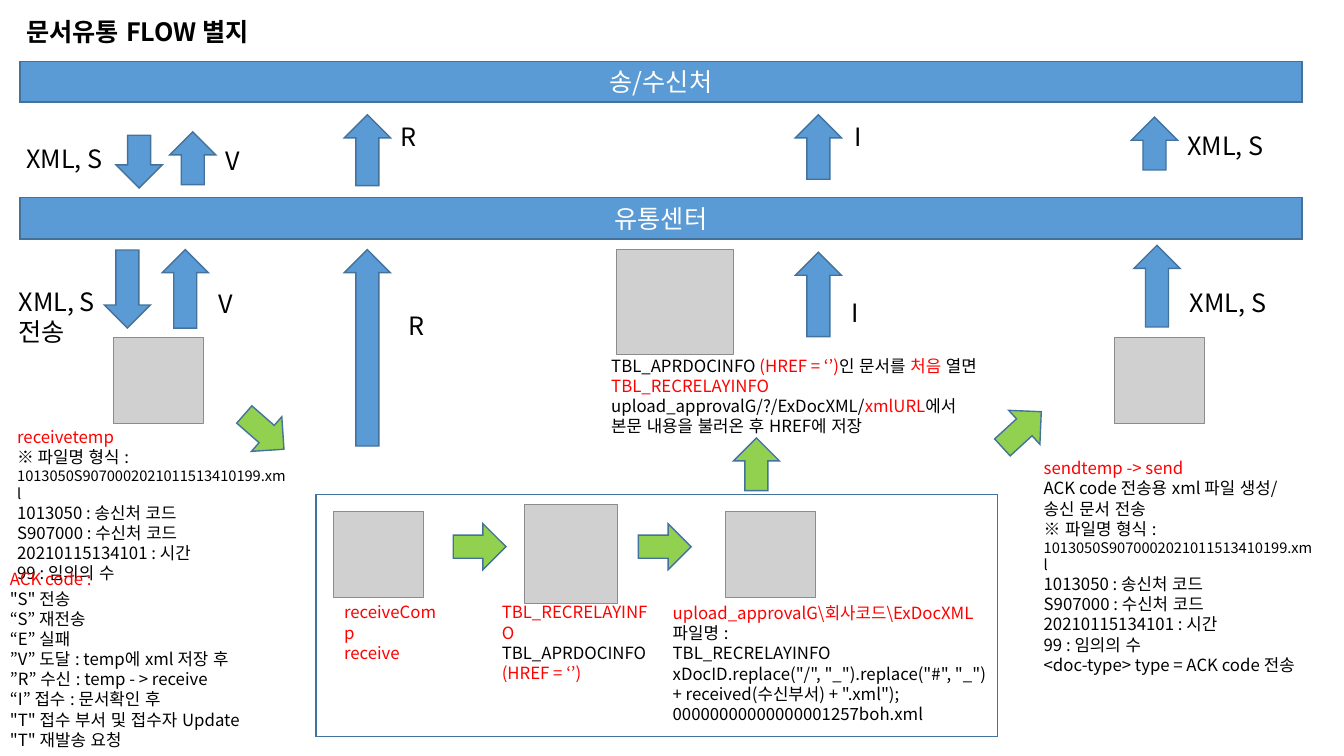
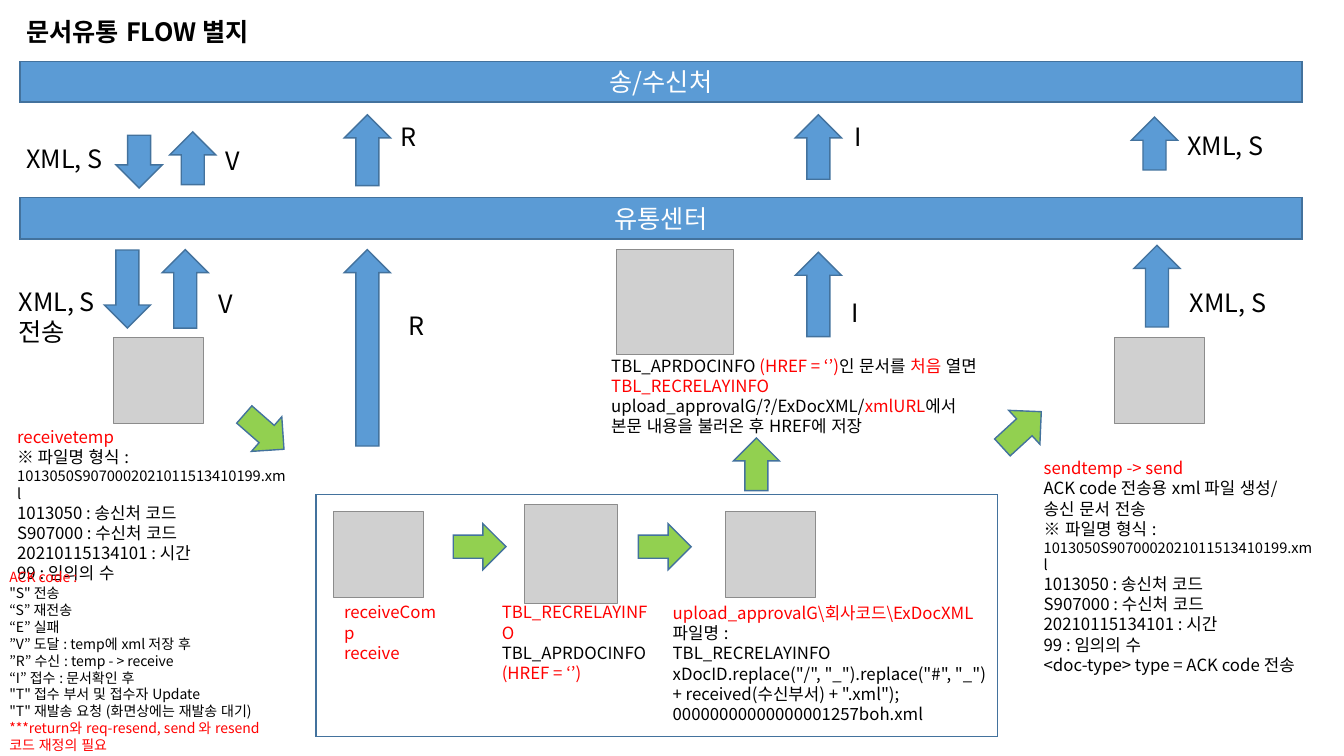
Before and after one commit to Shim8934/refactor_ezFlow4Java, a slide deck: slide 25 of docs/tech/ezApprovalG/문서유통 설치/문서유통 모듈 가이드_v1.3.pptx. Drawn at 1344x756 pixels with LibreOffice and Linux fonts; fonts in the diff are those of the drawing; grey boxes stand for pictures. Boxes give left, top, right and bottom in pixels: in the first picture for what was removed or moved away, otherwise in the second. Text is boxed around its words. In the diff, an @@ line names an element or a change of style, - is before the commit and + after.

Commit message:
문서유통가이드1.3 상태값관련수정

```diff
--- a/docs/tech/ezApprovalG/문서유통 설치/문서유통 모듈 가이드_v1.3.pptx
+++ b/docs/tech/ezApprovalG/문서유통 설치/문서유통 모듈 가이드_v1.3.pptx
@@ text at [9,568,200,703]: size 12 to 10 pt in "ACK code :", ""S" 전송", "“S” 재전송", "“E” 실패" and 4 more places @@
@@ text at [9,702,259,751]: text changed; size 12 to 10 pt; text colour #000000 to #FF0000 @@
-"T" 재발송 요청
+"T" 재발송 요청 (화면상에는 재발송 대기)
+***return와 req-resend, send 와 resend 코드 재정의 필요
```
